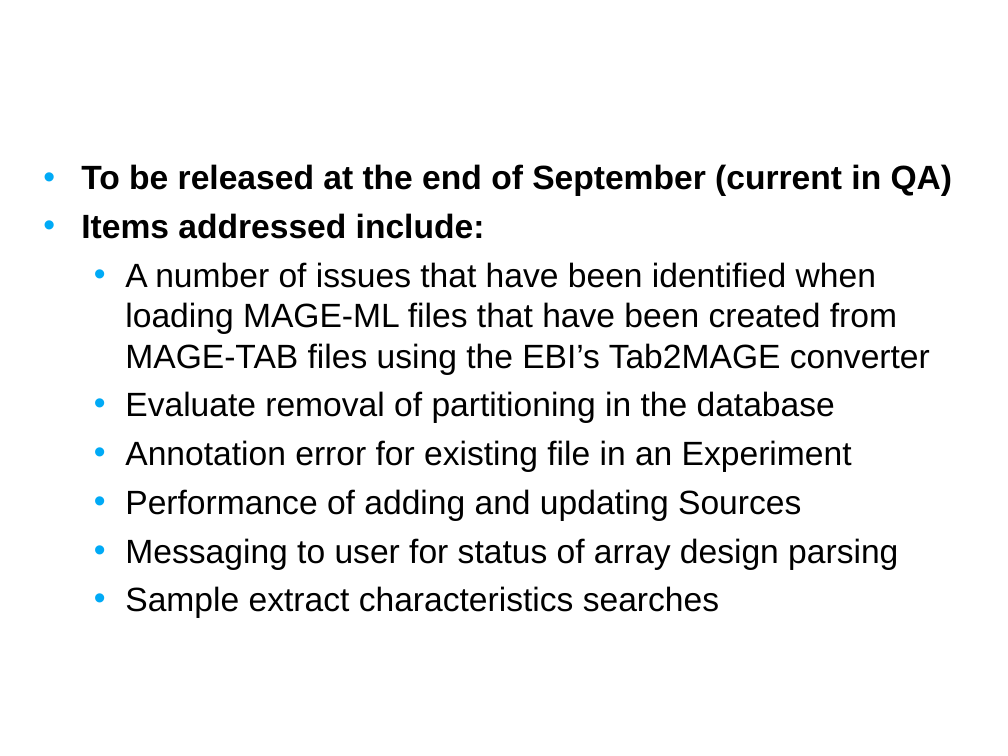
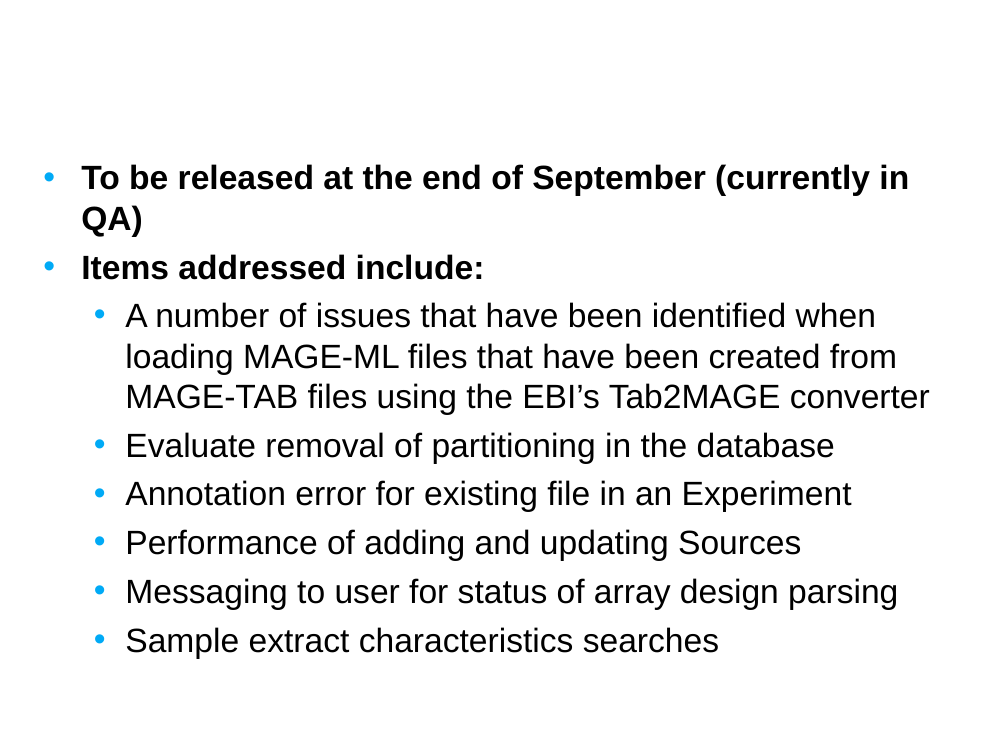
Before and after one commit to NCIP/caarray-docs, a slide deck: slide 5 of project_management/open_meetings/caArray User Community Meeting Sept 12.ppt. Drawn at 1008x756 pixels with LibreOffice and Linux fonts; fonts in the diff are those of the drawing; background and template pictures are left out. Boxes give left, top, right and bottom in pixels: in the first picture for what was removed or moved away, otherwise in the second. Text is boxed around its words. In the diff, an @@ line names an element or a change of style, - is before the commit and + after.

```diff
--- a/project_management/open_meetings/caArray User Community Meeting Sept 12.ppt
+++ b/project_management/open_meetings/caArray User Community Meeting Sept 12.ppt
@@ text at [81, 164, 909, 237]: text changed @@
-• To be released at the end of September (current in QA)
+• To be released at the end of September (currently in QA)
```
Also in this commit, not shown: 5 other slides changed, 3 slides added.
